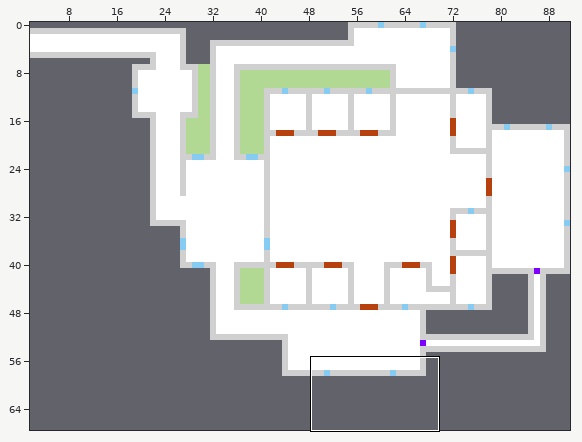
A Tiled map gets an edit: Resources/Levels/Radme/Cal/Blueprints/Castle/Prison internal.tmx. Above, an overview of the earlier version with the close-up marked.
Close-up. Earlier state:
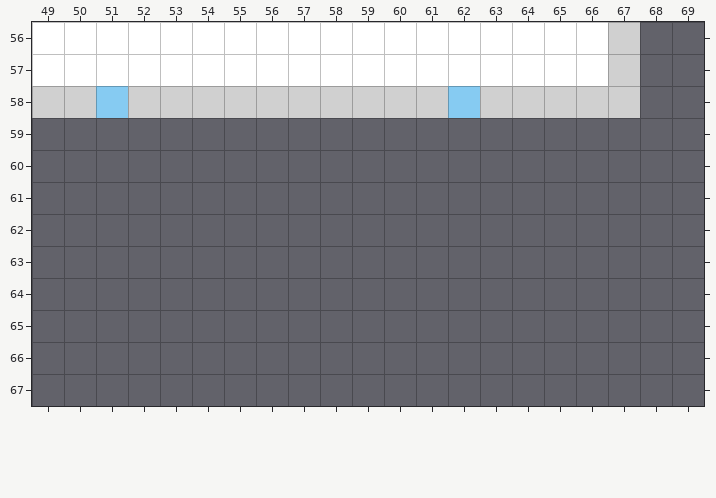
Cells are 32x32 px. Shown: x 49..69, y 56..67. The commit also changed other parts of the map, which this record leaves out.
Now the later version:
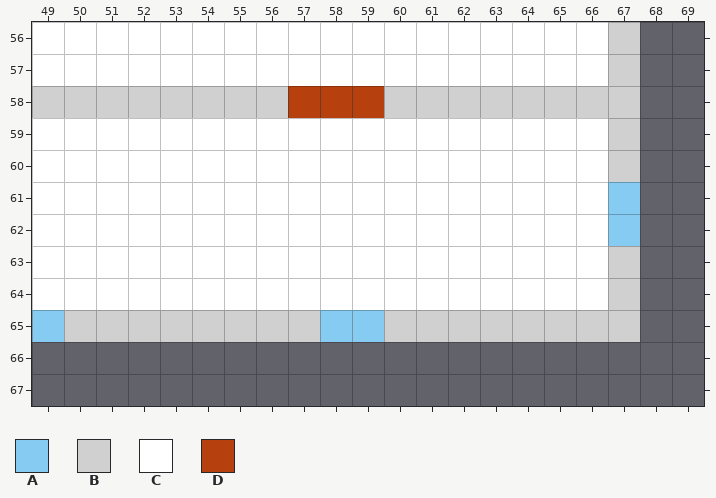
Key: from "Miky Blue Print": A 0 "azure", B 1 "gray", C 3 "white", D 5 "rust".
_ is an empty cell.
Change:
Layer "Livello tile 1":
There is now tile A in rows 61 to 62 at x 67; in row 65 at x 49 and 58 to 59.
The edit turns tile A into tile B in row 58 at x 51 and 62.
There is now tile B in rows 59 to 60 at x 67; in rows 63 to 64 at x 67; in row 65 at x 50 to 57 and 60 to 67.
There is now tile C in rows 59 to 64 at x 49 to 66.
The edit turns tile B into tile D in row 58 at x 57 to 59.
Pixel boxes of the changes (left, top, right, bottom) in both close-ups:
changed: (32, 86, 640, 342)
